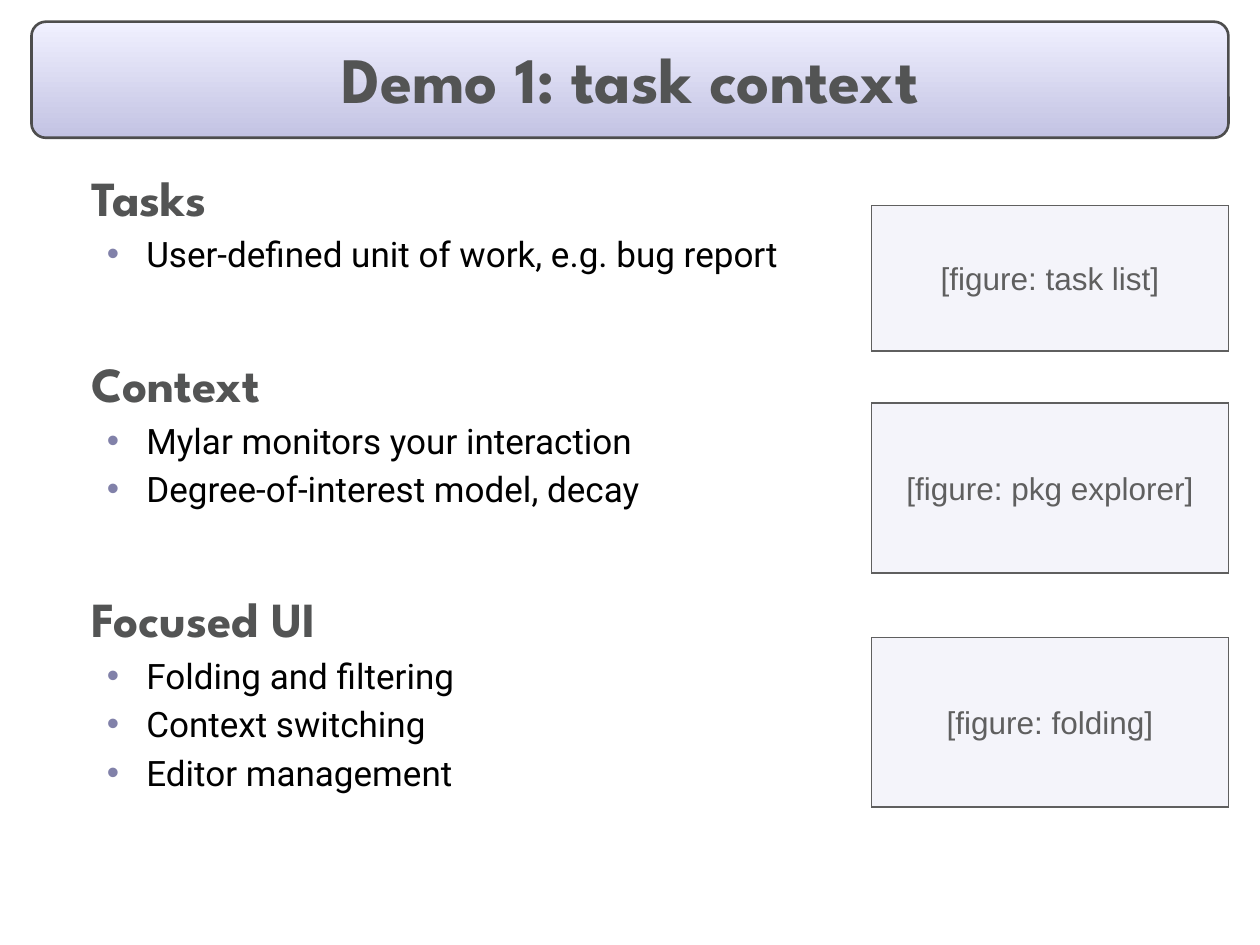
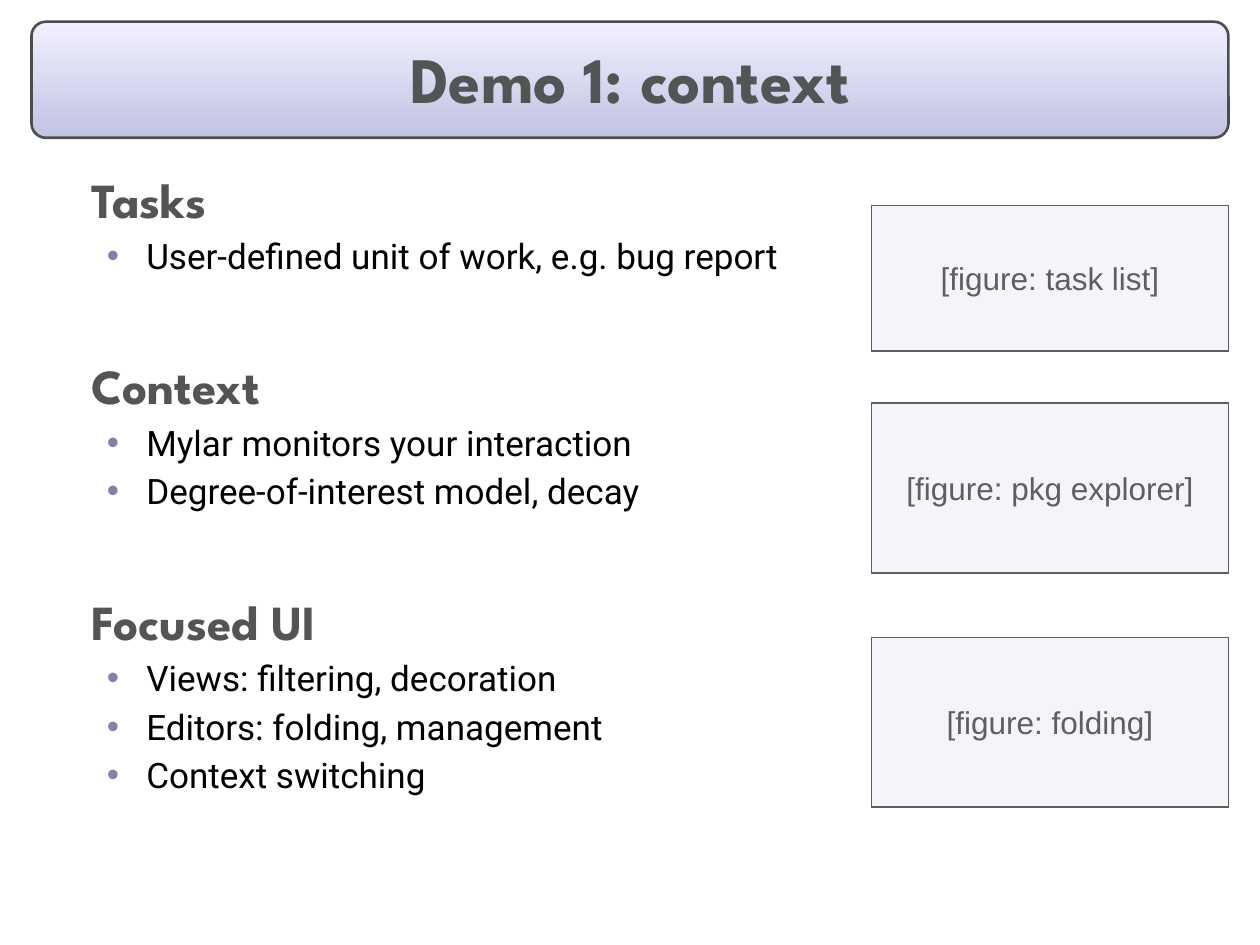
Before and after one commit to eclipse-mylyn/mylyn-website, a slide deck: slide 5 of publications/2006-03-mylar-eclipsecon.ppt. Drawn at 1260x945 pixels with LibreOffice and Linux fonts; fonts in the diff are those of the drawing. Boxes give left, top, right and bottom in pixels: in the first picture for what was removed or moved away, otherwise in the second. Text is boxed around its words. In the diff, an @@ line names an element or a change of style, - is before the commit and + after.

```diff
--- a/publications/2006-03-mylar-eclipsecon.ppt
+++ b/publications/2006-03-mylar-eclipsecon.ppt
@@ title at [410, 60, 849, 104]: text changed @@
-Demo 1: task context
+Demo 1: context
@@ text at [146, 664, 603, 748]: text changed @@
-  • Folding and filtering
+  • Views: filtering, decoration
+  • Editors: folding, management
@@ text at [146, 759, 453, 794]: paragraph removed @@
-  • Editor management
```
Also in this commit, not shown: 17 other slides changed.
